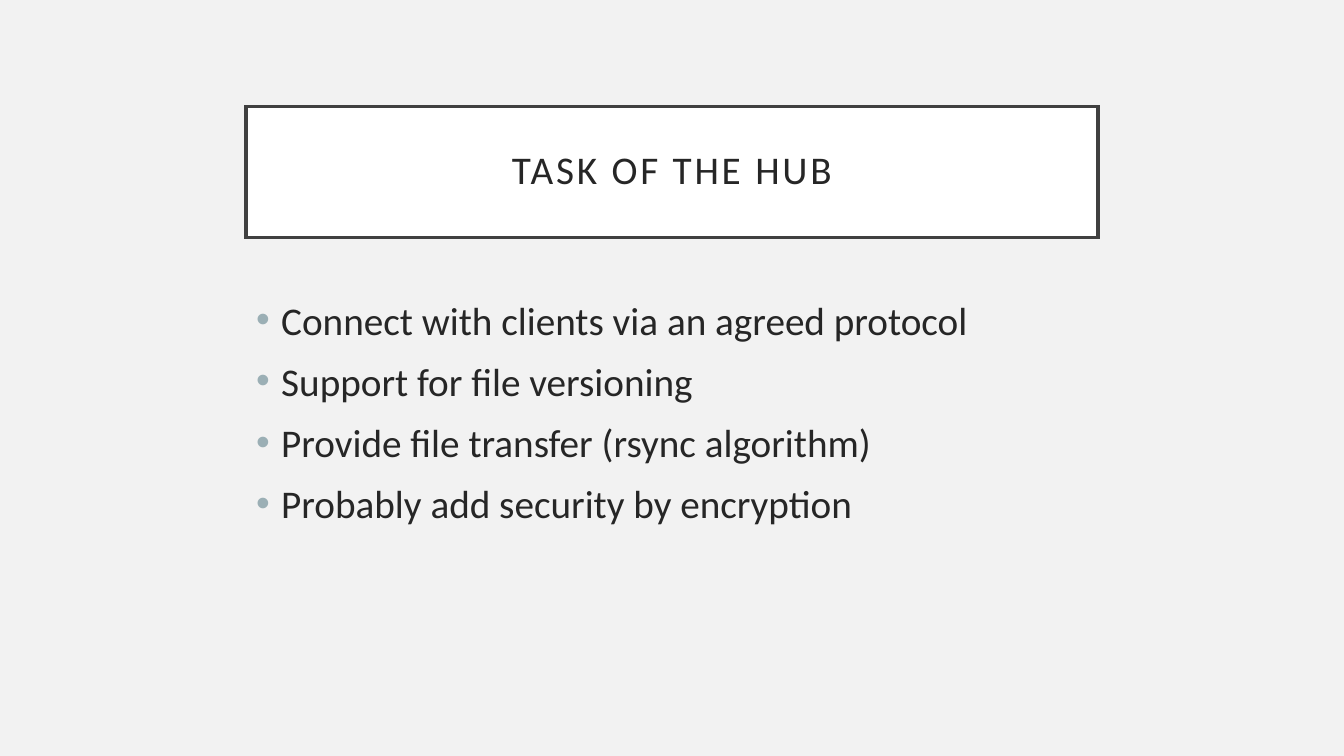
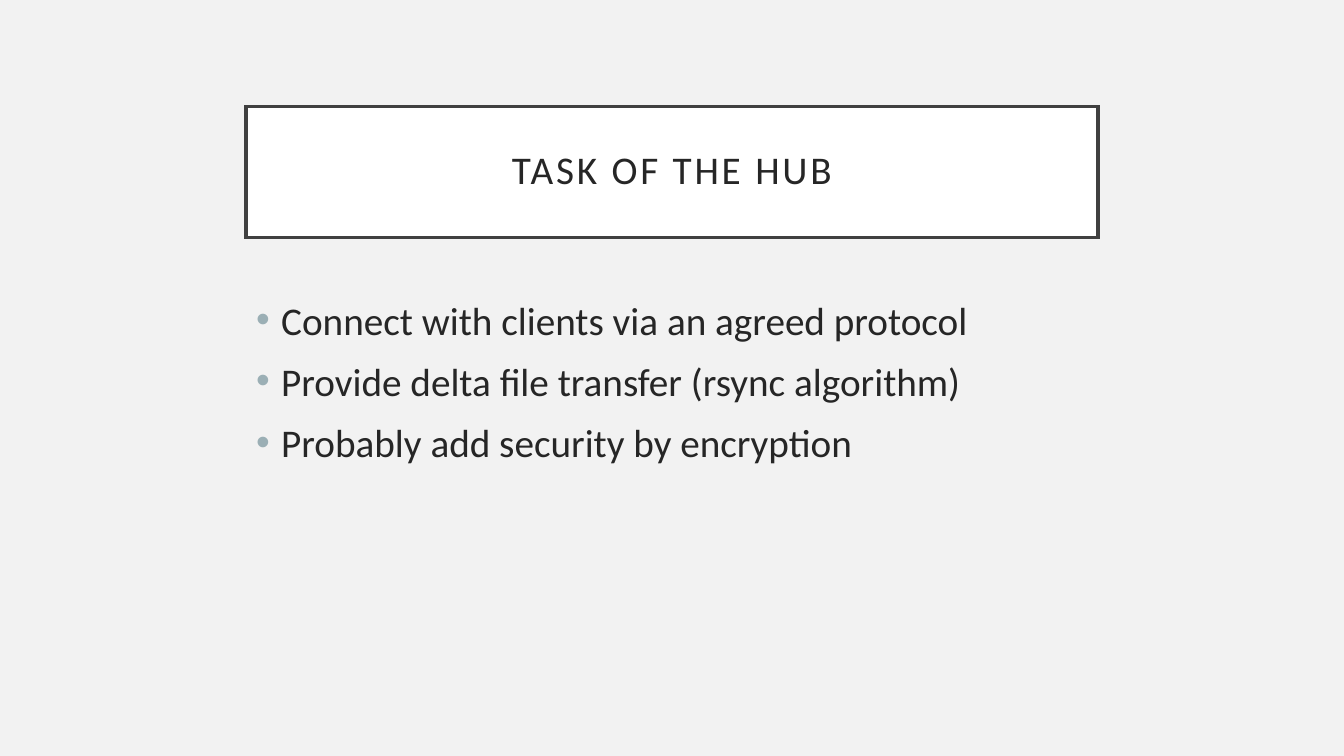
Before and after one commit to YusafOsei-Bonsu/Project-Prime-Dev, a slide deck: slide 3 of Documentation/Initial Presentation.pptx. Drawn at 1344x756 pixels with LibreOffice and Linux fonts; fonts in the diff are those of the drawing. Boxes give left, top, right and bottom in pixels: in the first picture for what was removed or moved away, otherwise in the second. Text is boxed around its words. In the diff, an @@ line names an element or a change of style, - is before the commit and + after.

```diff
--- a/Documentation/Initial Presentation.pptx
+++ b/Documentation/Initial Presentation.pptx
@@ text at (281, 367, 960, 403): text changed @@
-• Support for file versioning
-• Provide file transfer (rsync algorithm)
+• Provide delta file transfer (rsync algorithm)
```
Also in this commit, not shown: 3 other slides changed.
